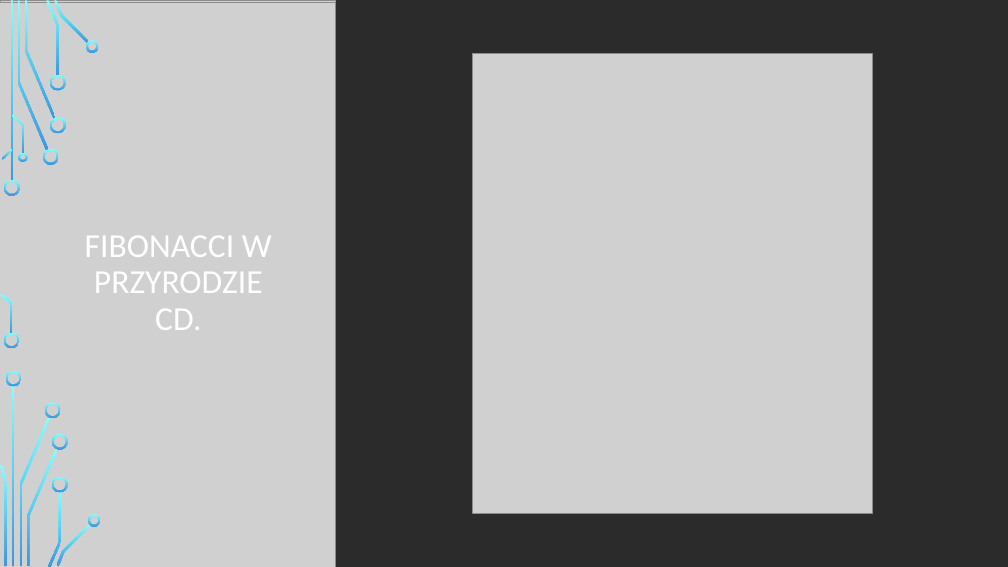
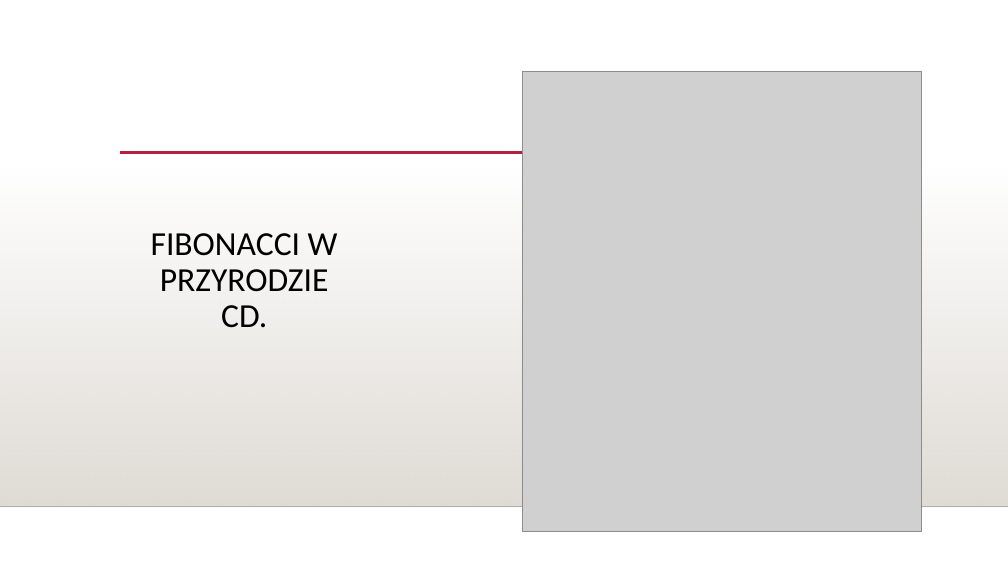
Before and after one commit to infoshareacademy/jdszw1-delta, a slide deck: slide 5 of Python_LFG/JDSZW1DE-19-Prezentacja.pptx. Drawn at 1008x567 pixels with LibreOffice and Linux fonts; fonts in the diff are those of the drawing; grey boxes stand for pictures; background and template pictures are left out; a plain dark background stands for a picture behind light text. Boxes give left, top, right and bottom in pixels: in the first picture for what was removed or moved away, otherwise in the second. Text is boxed around its words. In the diff, an @@ line names an element or a change of style, - is before the commit and + after.

```diff
--- a/Python_LFG/JDSZW1DE-19-Prezentacja.pptx
+++ b/Python_LFG/JDSZW1DE-19-Prezentacja.pptx
@@ background picture (left out) to #FFFFFF @@
@@ rectangle removed at (0, 0, 1008, 567) @@
@@ picture removed at (0, 0, 336, 567) @@
@@ picture removed at (0, 2, 336, 567) @@
@@ picture: place and size @@
-picture at (473, 53, 872, 513)
+picture at (523, 71, 922, 532)
@@ rectangle added at (0, 167, 1008, 507), fill gradient #DFDBD5 @@
@@ line added from (120, 153) to (915, 153), #B71E42 2.5 pt @@
@@ title "FIBONACCI W PRZYRODZIE CD.": place and size @@
-title "FIBONACCI W PRZYRODZIE CD." at (85, 236, 272, 330)
+title "FIBONACCI W PRZYRODZIE CD." at (151, 233, 338, 328)
@@ title "FIBONACCI W PRZYRODZIE CD." at (151, 233, 338, 328): text colour #FFFFFF to #000000; vertical alignment middle to top @@
@@ line added from (0, 507) to (1008, 507), #000001 1 pt @@
@@ group removed at (0, 0, 101, 567): 24 freeform shapes, 2 rectangles @@
@@ group removed at (0, 0, 994, 566): 10 freeform shapes, 2 rectangles @@
```
Also in this commit, not shown: 7 other slides changed.
